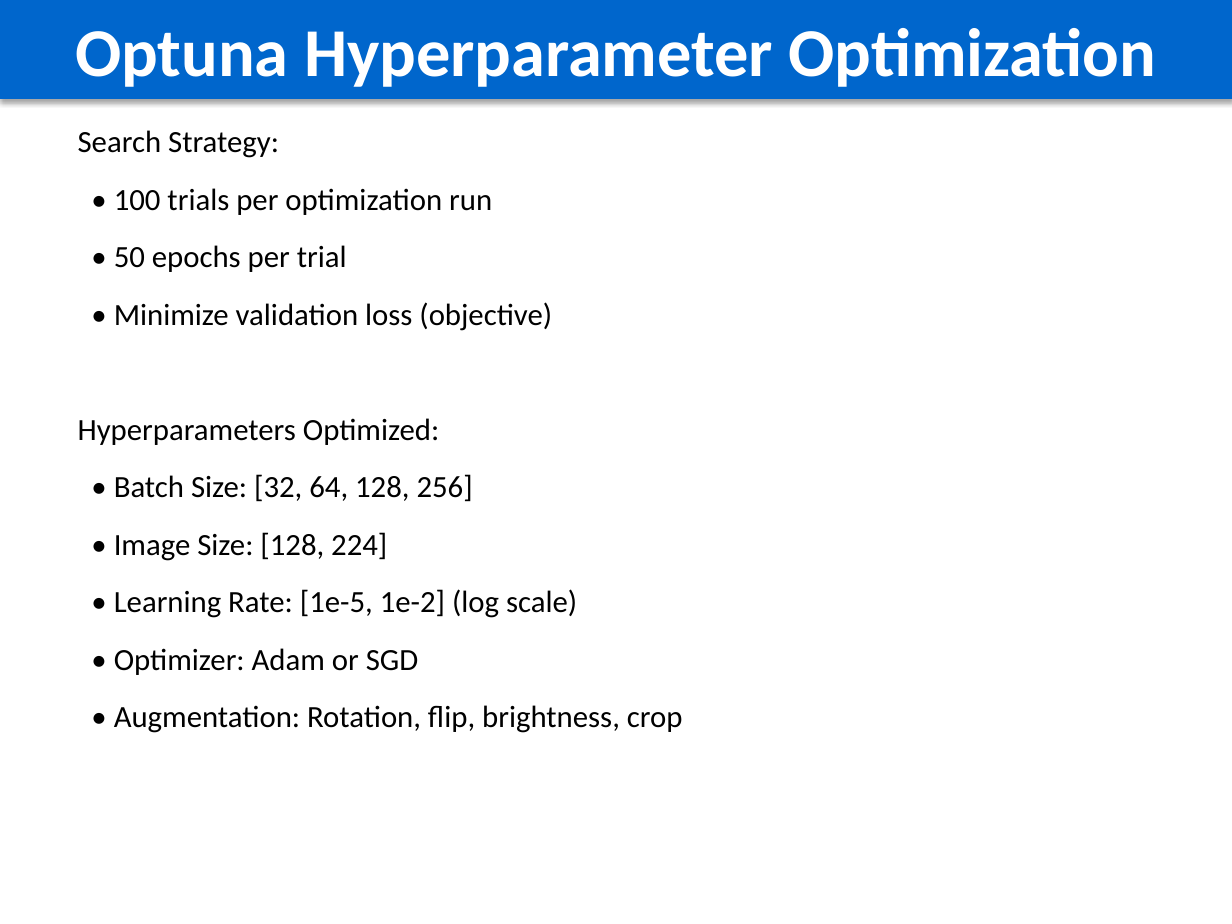
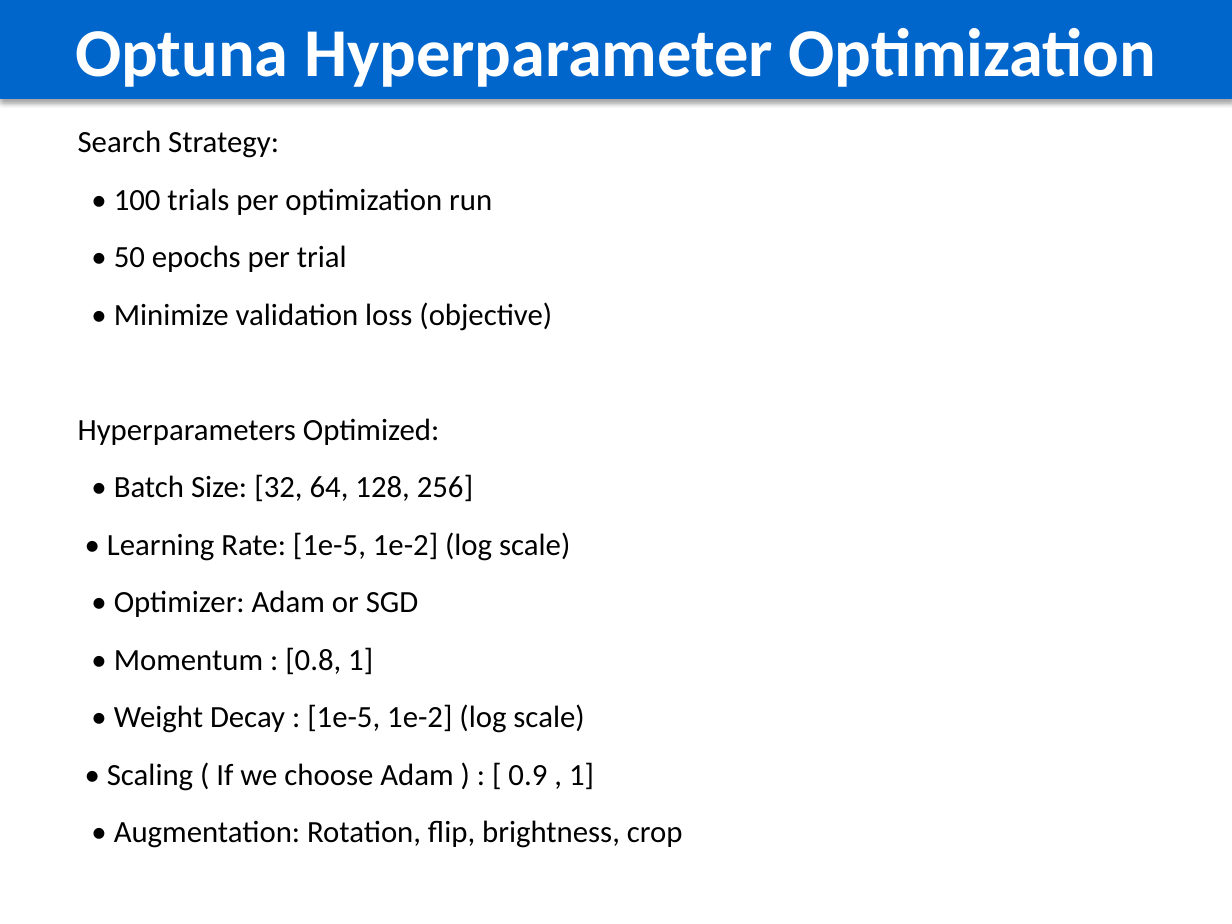
Before and after one commit to Bernardo1205/Deep-Learning, a slide deck: slide 9 of src/assignment-2/CNN/CNN_Classification_Report.pptx (slide 7 before the commit). Drawn at 1232x924 pixels with LibreOffice and Linux fonts; fonts in the diff are those of the drawing. Boxes give left, top, right and bottom in pixels: in the first picture for what was removed or moved away, otherwise in the second. Text is boxed around its words. In the diff, an @@ line names an element or a change of style, - is before the commit and + after.

```diff
--- a/src/assignment-2/CNN/CNN_Classification_Report.pptx
+++ b/src/assignment-2/CNN/CNN_Classification_Report.pptx
@@ text at [114,532,387,561]: paragraph removed @@
-• Image Size: [128, 224]
@@ text at [107,647,594,791]: paragraphs added @@
+• Momentum : [0.8, 1]
+• Weight Decay : [1e-5, 1e-2] (log scale)
+• Scaling ( If we choose Adam ) : [ 0.9 , 1]
```
Also in this commit, not shown: 7 other slides changed, 15 slides added, 2 slides removed, 13 other files.
